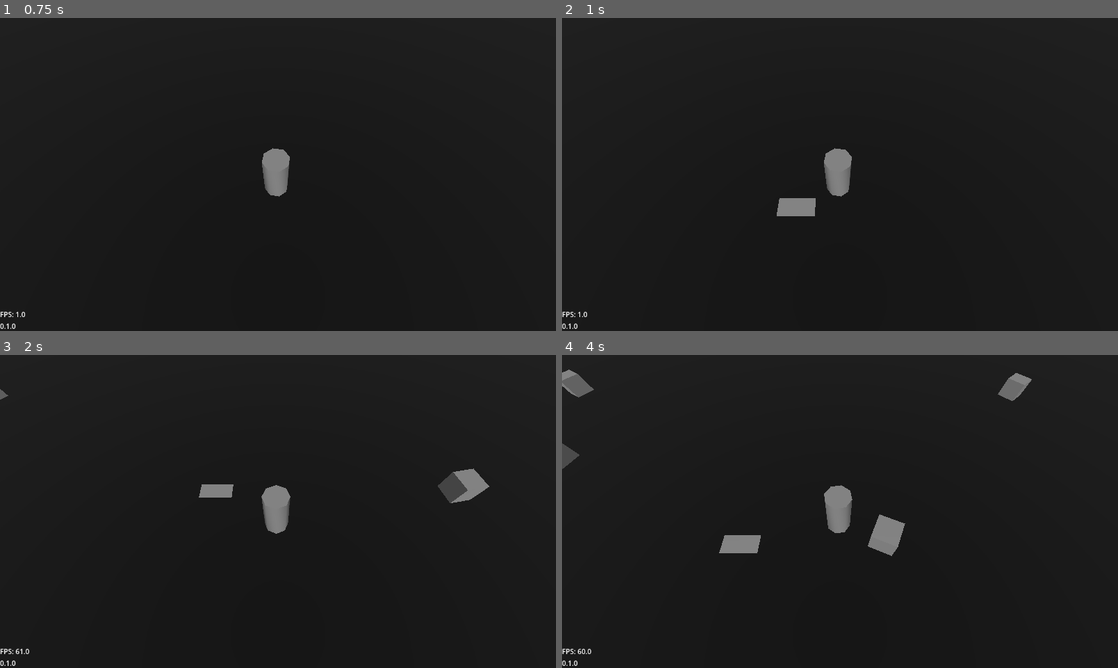
Above: before the commit, frames 1-4 (two rows, left to right).
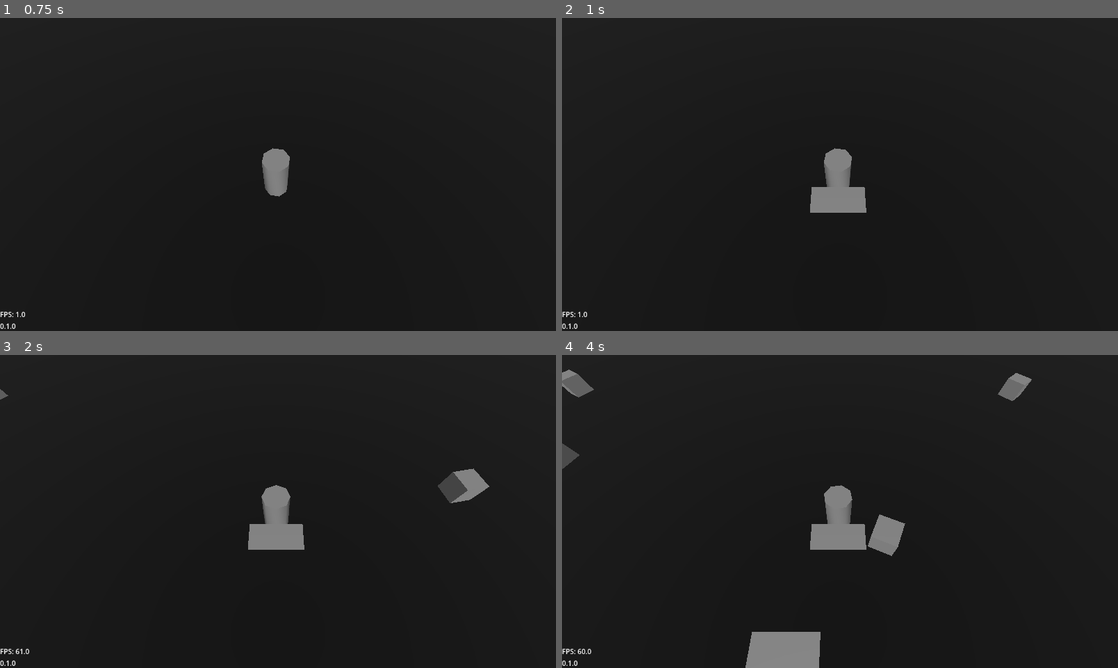
Above: after the commit, the same moments.

Repository: Grey-B/toy-defenders
Game: Godot game, scene res://src/core/main_game/main_game.tscn
Same seed, same stepped clock (60 frames per second), same inputs: the game is played once before the commit and once after it.
Inputs:
- Up to frame 1 (0.75 s): tap Enter at 0.5 s; hold D (move_right) from 0.53 s (still down); tap I at 0.6 s
- Up to frame 2 (1 s): keep holding D (move_right)
- Up to frame 3 (2 s): release D (move_right) at 1.28 s; hold S (move_down) from 1.28 s (still down); tap I at 1.35 s
- Up to frame 4 (4 s): release S (move_down) at 2.03 s; hold D (move_right) 2.03-2.78 s; tap I at 2.1, 2.85, 3.6 s; hold W (move_up) 2.78-3.53 s; hold A (move_left) from 3.53 s (still down)

Frame 1 is identical in both runs. In frame 2, 1.0% of the frame differs, in the area x 38-55%, y 54-64%; in frame 3, 1.0%; in frame 4, 2.6%, in the area x 28-55%, y 54-100%.

Commit message:
BaseProjectile now does move with player direction. But it moves up and down

Diff:
--- a/src/gameplay/player/player.gd
+++ b/src/gameplay/player/player.gd
@@ -8,6 +8,7 @@
 @export var equipped_weapon: WeaponData
 
 @onready var entity_root: Node3D = get_tree().get_first_node_in_group("entity_root")
+@onready var projectile_spawn: Marker3D = %ProjectileSpawn
 
 var active_state: States = States.IDLE
 var model_instance: Node3D
@@ -72,11 +73,11 @@
 
 
 func attack() -> void:
-	var attack_instance = equipped_weapon.attack_model.instantiate()
+	var attack_instance = equipped_weapon.attack_model.instantiate() as BaseProjectile
+	attack_instance.direction = model_instance.rotation
+	attack_instance.spawn_position = projectile_spawn.global_position
+	attack_instance.spawn_rotation = rotation
 	entity_root.add_child(attack_instance)
-	attack_instance.direction = model_instance.rotation.y
-	attack_instance.spawn_position = global_position
-	attack_instance.spawn_rotation = rotation.y
 
 
 func take_damage(damage: int) -> void:
--- a/src/gameplay/player/player.tscn
+++ b/src/gameplay/player/player.tscn
@@ -34,3 +34,7 @@
 [node name="EnemyPathFollow" type="PathFollow3D" parent="Path3D" unique_id=2042184523]
 unique_name_in_owner = true
 transform = Transform3D(0.016946534, 0, -0.9998564, 0, 1, 0, 0.9998564, 0, 0.016946534, -8.940706, 0.00012207031, 7.4117084)
+
+[node name="ProjectileSpawn" type="Marker3D" parent="." unique_id=791439976]
+unique_name_in_owner = true
+transform = Transform3D(1, 0, 0, 0, 1, 0, 0, 0, 1, 0, 0.8, 1)
--- a/src/gameplay/projectiles/base_projectile.gd
+++ b/src/gameplay/projectiles/base_projectile.gd
@@ -3,16 +3,16 @@
 
 @export var speed: float = 50
 
-var direction: float
+var direction: Vector3
 var spawn_position: Vector3
-var spawn_rotation: float
+var spawn_rotation: Vector3
 
 
 func _ready() -> void:
 	global_position = spawn_position
-	rotation.y = spawn_rotation
+	rotation = spawn_rotation
 
 
 func _physics_process(_delta: float) -> void:
-	velocity = Vector3(0, 0, -speed)
+	velocity = direction * speed
 	move_and_slide()
--- a/src/gameplay/projectiles/test_sword_projectile.tscn
+++ b/src/gameplay/projectiles/test_sword_projectile.tscn
@@ -6,13 +6,15 @@
 size = Vector3(2, 0.3, 1)
 
 [node name="TestSwordProjectile" type="CharacterBody3D" unique_id=1683809850]
+collision_layer = 0
+collision_mask = 0
 script = ExtResource("1_sbqgo")
 metadata/_custom_type_script = "uid://ce8nsx53ji21p"
 
 [node name="CollisionShape3D" type="CollisionShape3D" parent="." unique_id=689524887]
-transform = Transform3D(1, 0, 0, 0, 1, 0, 0, 0, 1, 0, 0.5, 0)
+transform = Transform3D(1, 0, 0, 0, 1, 0, 0, 0, 1, 0, 0.2, 0)
 shape = SubResource("BoxShape3D_6owma")
 
 [node name="CSGBox3D" type="CSGBox3D" parent="." unique_id=1518891658]
-transform = Transform3D(1, 0, 0, 0, 1, 0, 0, 0, 1, 0, 0.5, 0)
+transform = Transform3D(1, 0, 0, 0, 1, 0, 0, 0, 1, 0, 0.099999994, 0)
 size = Vector3(2, 0.001, 1)
